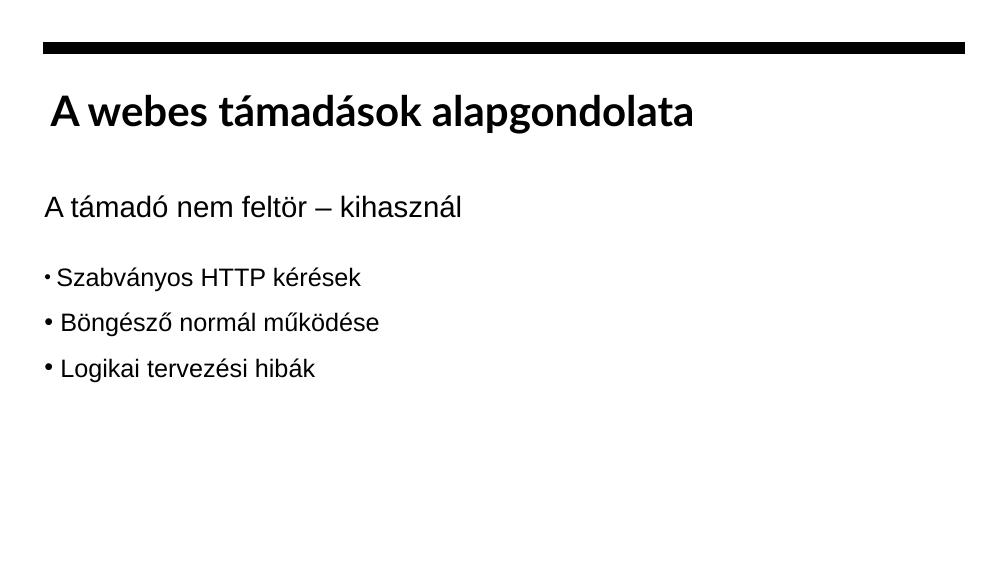
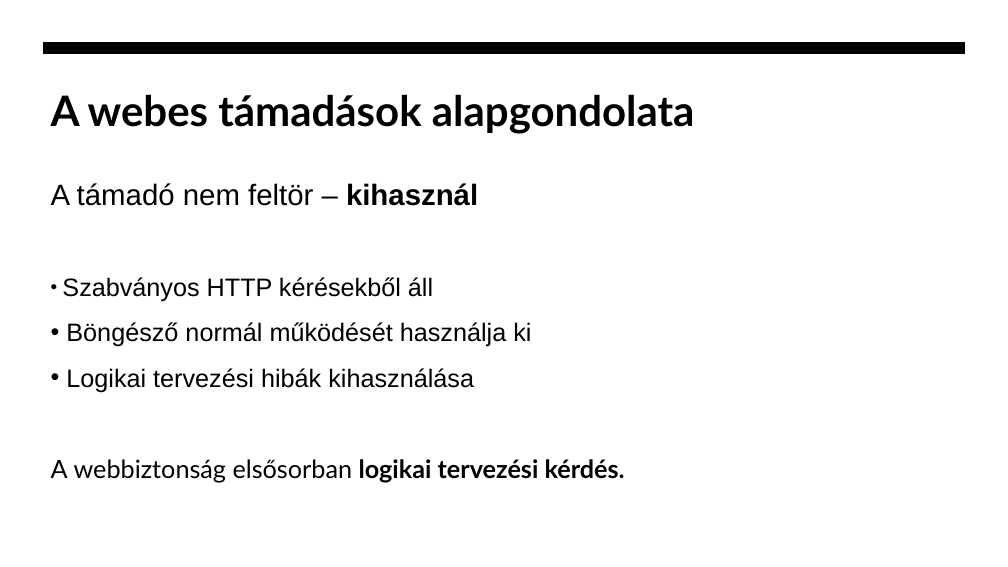
Before and after one commit to zbalogh/oe-internetes-alkalmazasok, a slide deck: slide 3 of 11/11_eloadas_webbiztonsag_alapjai.pptx. Drawn at 1008x567 pixels with LibreOffice and Linux fonts; fonts in the diff are those of the drawing. Boxes give left, top, right and bottom in pixels: in the first picture for what was removed or moved away, otherwise in the second. Text is boxed around its words. In the diff, an @@ line names an element or a change of style, - is before the commit and + after.

Commit message:
updated PDF and PPT files for the 11th presentation

```diff
--- a/11/11_eloadas_webbiztonsag_alapjai.pptx
+++ b/11/11_eloadas_webbiztonsag_alapjai.pptx
@@ text "A támadó nem feltör – ...": place and size @@
-text "A támadó nem feltör – ..." at (44,195,462,383)
+text "A támadó nem feltör – ..." at (51,183,625,482)
@@ text at (51,183,478,206): bold on in "kihasznál" @@
@@ text at (51,277,625,482): text changed @@
-• Szabványos HTTP kérések
-• Böngésző normál működése
-• Logikai tervezési hibák
+• Szabványos HTTP kérésekből áll
+• Böngésző normál működését használja ki
+• Logikai tervezési hibák kihasználása
+A webbiztonság elsősorban logikai tervezési kérdés.
```
Also in this commit, not shown: 3 other slides changed, 1 other file.
